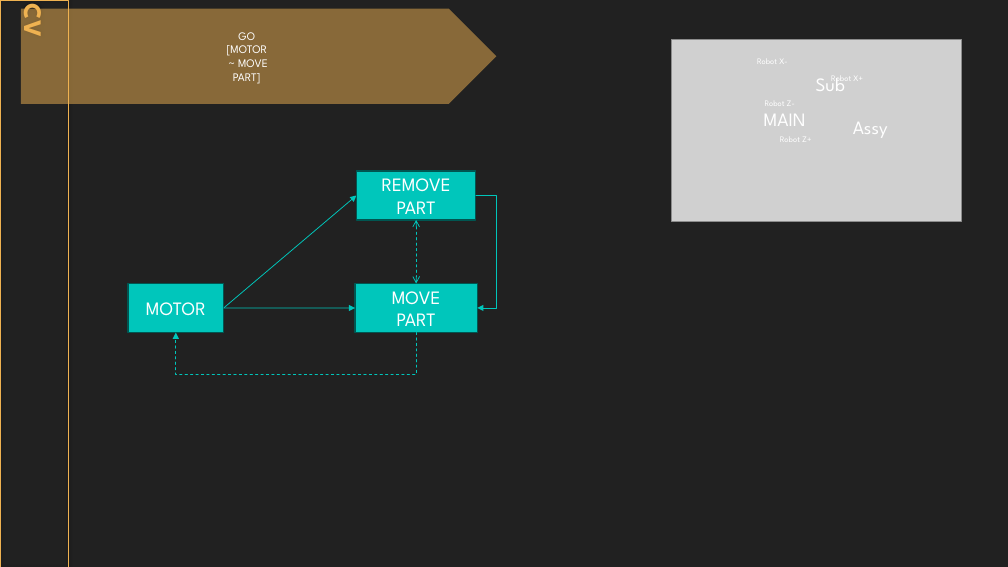
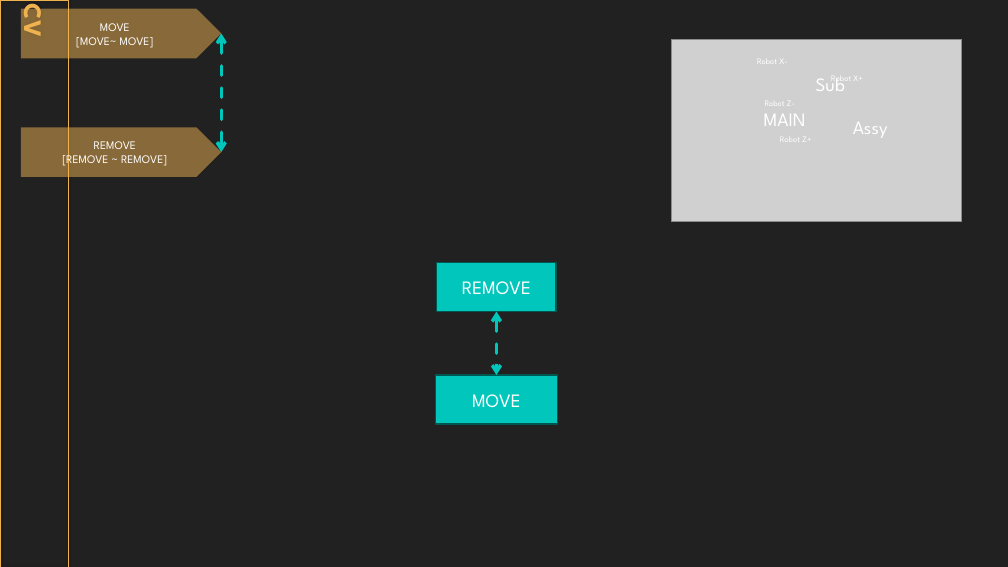
Before and after one commit to DualsoftDev/ds, a slide deck: slide 1 of DsDotNet/src/UnitTest/UnitTest.Model/ImportOfficeExample/Sample/Lib/Conveyor/CV.pptx. Drawn at 1008x567 pixels with LibreOffice and Linux fonts; fonts in the diff are those of the drawing; grey boxes stand for pictures. Boxes give left, top, right and bottom in pixels: in the first picture for what was removed or moved away, otherwise in the second. Text is boxed around its words. In the diff, an @@ line names an element or a change of style, - is before the commit and + after.

```diff
--- a/DsDotNet/src/UnitTest/UnitTest.Model/ImportOfficeExample/Sample/Lib/Conveyor/CV.pptx
+++ b/DsDotNet/src/UnitTest/UnitTest.Model/ImportOfficeExample/Sample/Lib/Conveyor/CV.pptx
@@ pentagon arrow "MOVE": place and size @@
-pentagon arrow "MOVE" at bbox=[21, 8, 497, 104]
+pentagon arrow "MOVE" at bbox=[21, 8, 222, 58]
@@ text in pentagon arrow at bbox=[76, 23, 154, 48]: text changed @@
-GO
-[MOTOR
-~ MOVE
-PART]
+MOVE
+[MOVE~ MOVE]
@@ double arrow moved from (417, 220) - (417, 284) to (222, 33) - (222, 152) @@
@@ double arrow (222, 33) - (222, 152): stroke #00C6BB 0.75 pt dashed to #00C6BB 3 pt dashed @@
@@ pentagon arrow added at bbox=[21, 127, 222, 177], fill #EFB251 at 50% opacity, 11 pt, text #FFFFFF @@
+REMOVE
+[REMOVE ~ REMOVE]
@@ arrow removed from (224, 308) to (357, 196) @@
@@ text in rectangle at bbox=[397, 201, 436, 221]: paragraph removed @@
-PART
@@ elbow arrow removed from (476, 196) to (477, 308) @@
@@ rectangle "REMOVE": place and size @@
-rectangle "REMOVE" at bbox=[357, 171, 476, 220]
+rectangle "REMOVE" at bbox=[437, 262, 557, 312]
@@ rectangle removed at bbox=[128, 284, 224, 333] @@
-MOTOR
@@ arrow removed from (224, 308) to (355, 308) @@
@@ text in rectangle at bbox=[397, 313, 436, 333]: paragraph removed @@
-PART
@@ double arrow added from (497, 312) to (497, 375), #00C6BB 3 pt dashed @@
@@ elbow arrow removed from (417, 333) to (176, 333) @@
@@ rectangle "MOVE": place and size @@
-rectangle "MOVE" at bbox=[355, 284, 477, 333]
+rectangle "MOVE" at bbox=[436, 375, 557, 424]
```
Also in this commit, not shown: 16 other files.
